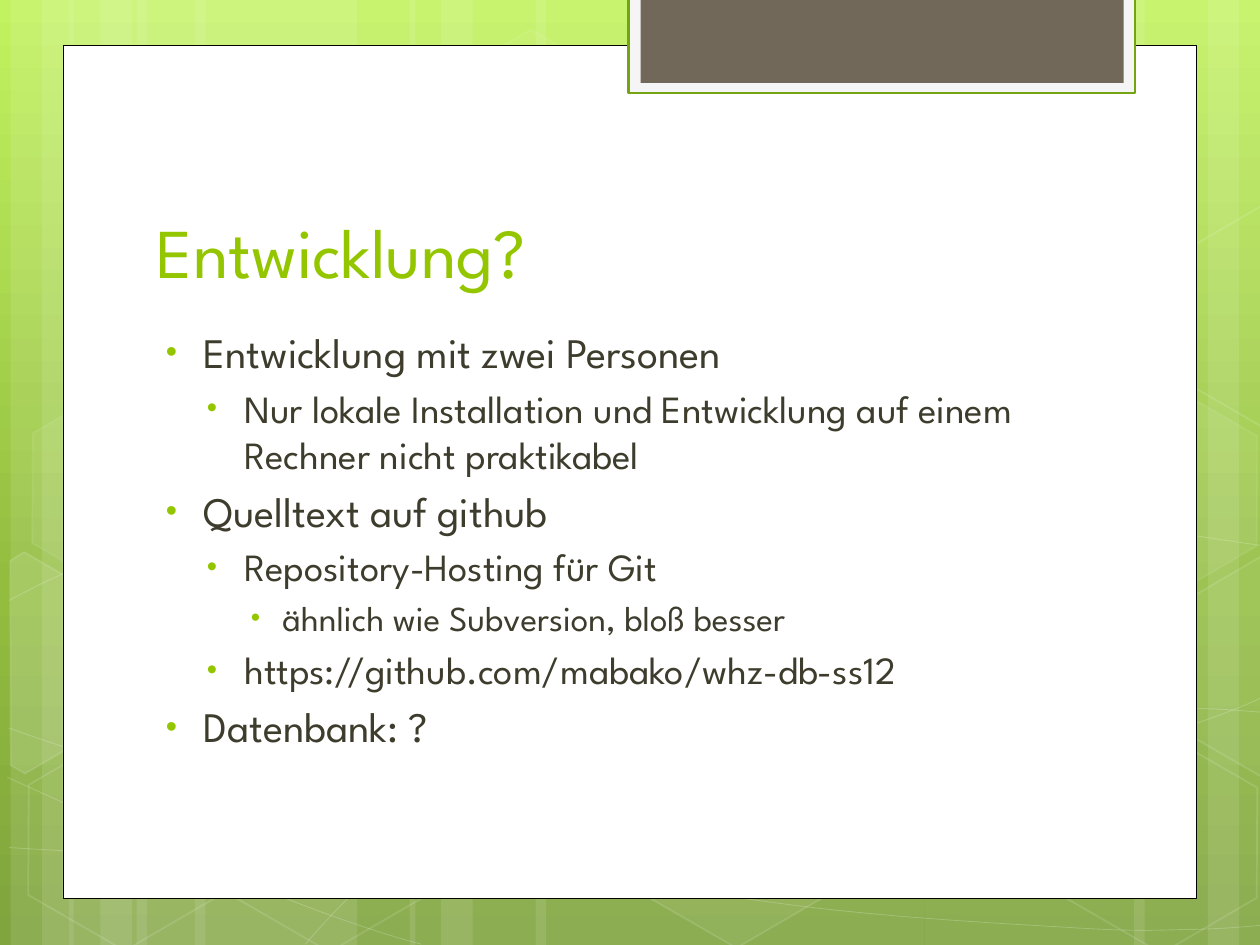
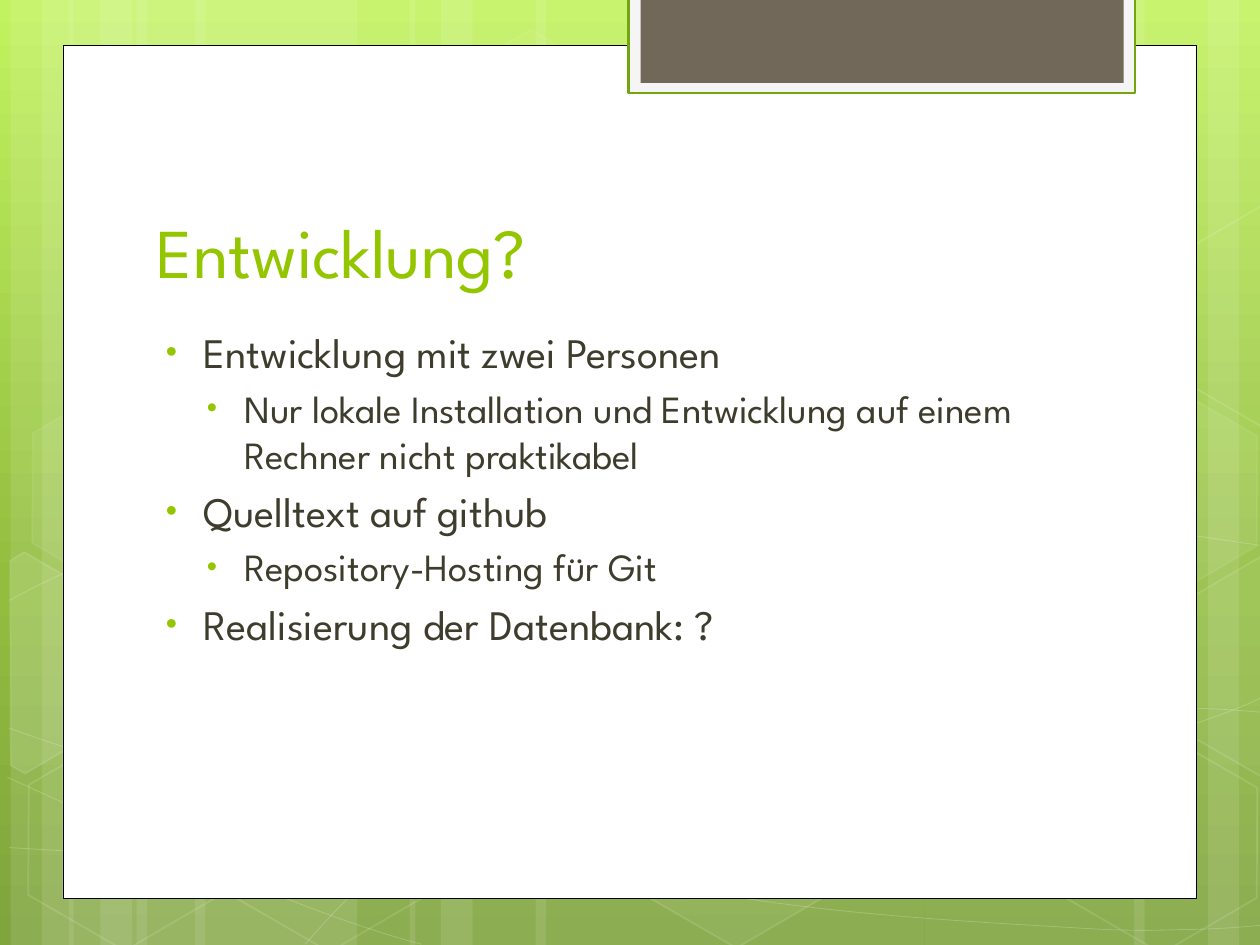
Before and after one commit to mabako/whz-db-ss12, a slide deck: slide 5 of Praesentation Datenbanken II.pptx (slide 6 before the commit). Drawn at 1260x945 pixels with LibreOffice and Linux fonts; fonts in the diff are those of the drawing. Boxes give left, top, right and bottom in pixels: in the first picture for what was removed or moved away, otherwise in the second. Text is boxed around its words. In the diff, an @@ line names an element or a change of style, - is before the commit and + after.

```diff
--- a/Praesentation Datenbanken II.pptx
+++ b/Praesentation Datenbanken II.pptx
@@ text at (x1=204, y1=611, x2=685, y2=650): text changed; size 22 to 24 pt @@
-    • ähnlich wie Subversion, bloß besser
-  • https://github.com/mabako/whz-db-ss12
-• Datenbank: ?
+• Realisierung der Datenbank: ?
```
Also in this commit, not shown: 6 other slides changed, 2 slides added, 1 slide removed, 1 other file.
